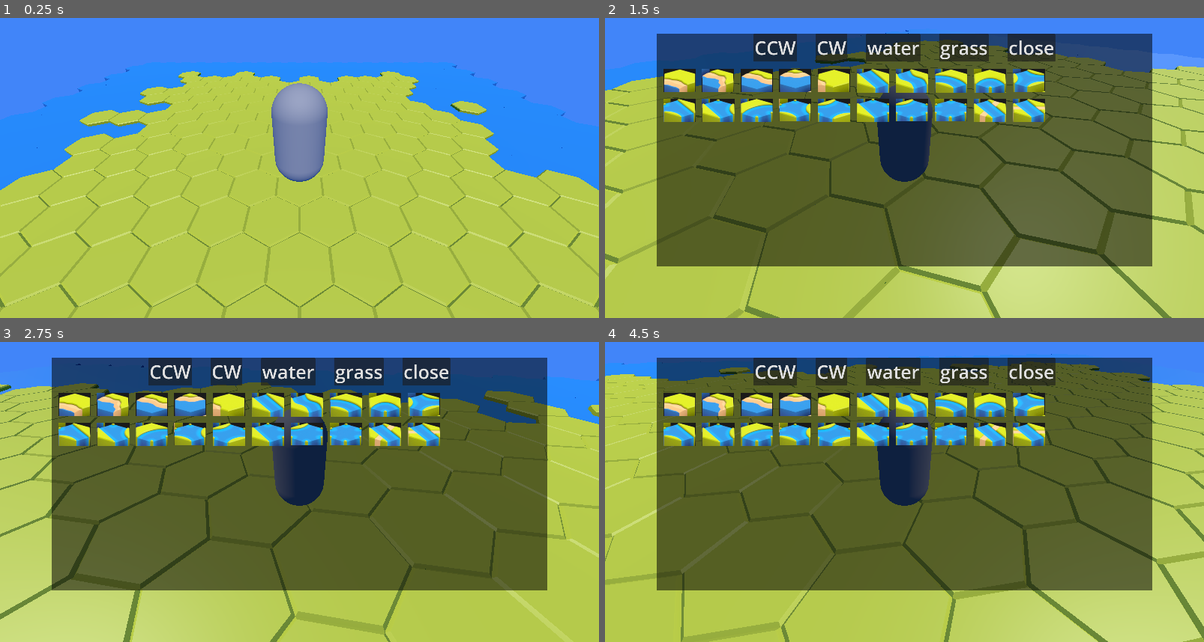
Above: before the commit, frames 1-4 (two rows, left to right).
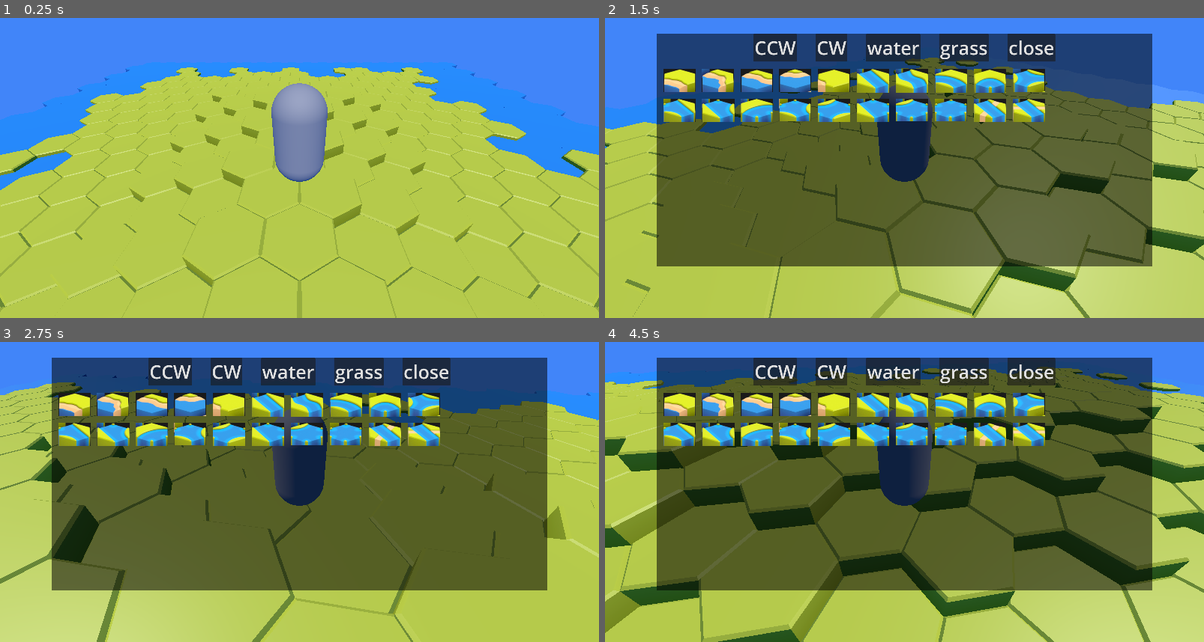
Above: after the commit, the same moments.

Repository: super-goose/hex-terrain
Game: Godot game, scene res://main.tscn
Same seed, same stepped clock (60 frames per second), same inputs: the game is played once before the commit and once after it.
Inputs (mouse positions are in pixels of both pictures, inside the frame that each line leads up to):
- Up to frame 1 (0.25 s): no input
- Up to frame 2 (1.5 s): tap Enter (ui_accept) at 0.5, 0.77 s; move the mouse to (1036, 132) at 0.52 s; hold Right (ui_right) 0.53-1.28 s; click (1036, 132) at 0.67 s; move the mouse to (784, 168) at 1.27 s; hold Down (ui_down) from 1.28 s (still down)
- Up to frame 3 (2.75 s): tap Enter (ui_accept) at 1.52 s; move the mouse to (359, 399) at 2.02 s; release Down (ui_down) at 2.03 s; hold Right (ui_right) from 2.03 s (still down)
- Up to frame 4 (4.5 s): move the mouse to (874, 540) at 2.77 s; release Right (ui_right) at 2.78 s; hold Up (ui_up) 2.78-3.53 s; click (874, 540) at 2.92 s; tap Enter (ui_accept) at 3.02, 3.77 s; move the mouse to (1084, 525) at 3.52 s; hold Left (ui_left) from 3.53 s (still down); move the mouse to (724, 423) at 4.27 s

The runs differ from the first frame. In frame 1, 8.5% of the frame differs, in the area x 0-100%, y 16-100%; in frame 2, 18%; in frame 3, 8.9%; in frame 4, 22%, in the area x 0-100%, y 3-100%.

Commit message:
basic elevation and a more natural coastline

Diff:
--- a/terrain.gd
+++ b/terrain.gd
@@ -18,6 +18,7 @@
 			# decide if the tile is different
 			# if we are near the edge, make it be water
 			# determine min distance from the edge
+			var elevation = 0
 			var dx = min(x, width - 1 - x)
 			var dz = min(z, length - 1 - z)
 			var d_edge = min(dx, dz)
@@ -27,31 +28,41 @@
 			elif d_edge < 5:
 				var r = randi() % 3
 
-				if r < d_edge - 2:
-					print('this one got flipped back!')
+				if r < d_edge - 1:
 					type = 'grass'
 				else:
-					print('this one isn\'t going to be flipped')
 					type = 'water'
-			#elif d_edge > 8:
+			elif d_edge > 6:
+				elevation += d_edge - 6
 
 
 			# add tile to `tiles` dict
-			tiles[to_coords_key(x, z)] = { 'type': type, 'rotation': 0, 'coords': { 'x': x, 'z': z } }
+			tiles[to_coords_key(x, z)] = {
+				'type': type,
+				'rotation': 0,
+				'coords': { 'x': x, 'z': z },
+				'elevation': elevation,
+			}
 
 	# add the tiles
 	for coord in tiles:
-		add_tile_to_scene(coord, tiles[coord]['type'], tiles[coord]['rotation'])
+		add_tile_to_scene(
+			coord,
+			tiles[coord]['type'],
+			tiles[coord]['rotation'],
+			tiles[coord]['elevation'],
+		)
 
 '''
 add each tile to the scene; determine the type of tile to use,
 based on the neighboring tiles; determine rotation
 '''
-func add_tile_to_scene(coords, type, rot):
+func add_tile_to_scene(coords, type, rotation, elevation):
 	var modified_type = type
 	var p = from_coords_key(coords)
 	var x = p[0]
 	var z = p[1]
+	var y_offset = elevation / 2.0
 	var z_offset = z * (3 / sqrt(3)) - ((3 * length / 2) / sqrt(3))
 	var x_offset = x * 2 - width
 	if z % 2 == 0:
@@ -70,6 +81,7 @@
 	var t = Tile.instantiate()
 	t.position.x = x_offset
 	t.position.z = z_offset
+	t.position.y = y_offset
 
 	t.set_type(modified_type)
 	add_child(t)
--- a/tile.tscn
+++ b/tile.tscn
@@ -1,7 +1,6 @@
-[gd_scene load_steps=4 format=3 uid="uid://uf0821nqs5i0"]
+[gd_scene load_steps=3 format=3 uid="uid://uf0821nqs5i0"]
 
 [ext_resource type="Script" path="res://tile.gd" id="1_hbps8"]
-[ext_resource type="PackedScene" uid="uid://bg7bh7me2y6ui" path="res://assets/land/base/hex_grass.gltf" id="2_rgpyf"]
 
 [sub_resource type="CylinderShape3D" id="CylinderShape3D_s2vcx"]
 margin = 0.0
@@ -13,8 +12,6 @@
 
 [node name="MeshContainer" type="Node3D" parent="."]
 
-[node name="hex_grass2" parent="MeshContainer" instance=ExtResource("2_rgpyf")]
-
 [node name="StaticBody3D" type="StaticBody3D" parent="."]
 
 [node name="CollisionShape3D" type="CollisionShape3D" parent="StaticBody3D"]
